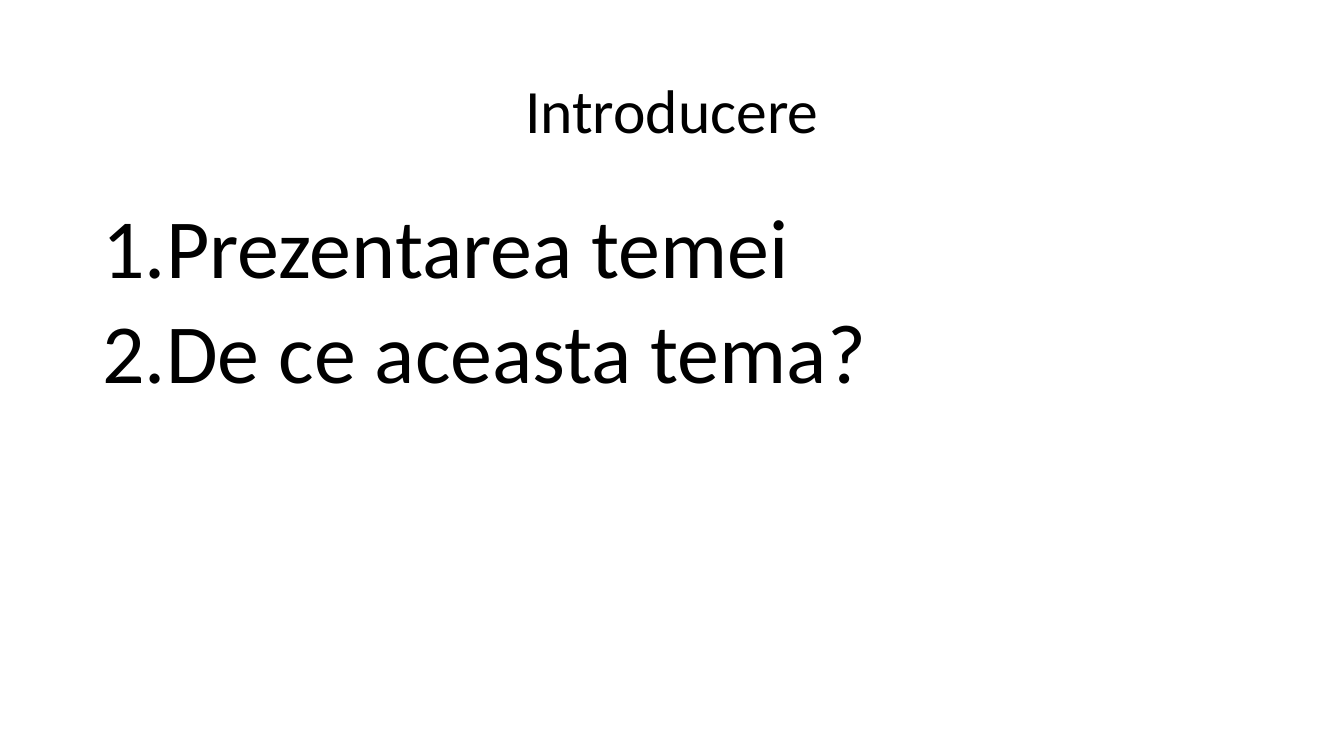
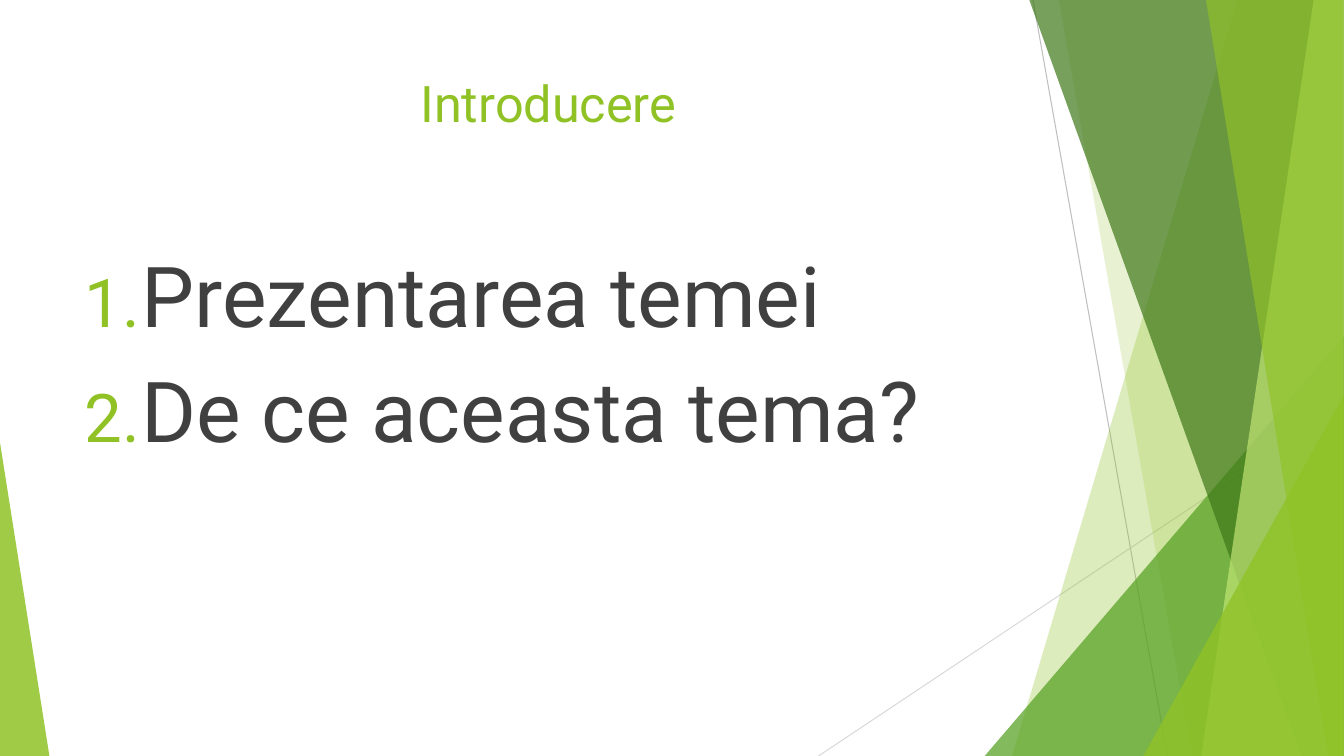
Before and after one commit to robertbutacu/bachelor-degree-work, a slide deck: slide 3 of presentation.pptx (slide 2 before the commit). Drawn at 1344x756 pixels with LibreOffice and Linux fonts; fonts in the diff are those of the drawing. Boxes give left, top, right and bottom in pixels: in the first picture for what was removed or moved away, otherwise in the second. Text is boxed around its words. In the diff, an @@ line names an element or a change of style, - is before the commit and + after.

```diff
--- a/presentation.pptx
+++ b/presentation.pptx
@@ title "Introducere" moved from (x1=525, y1=90, x2=818, y2=134) to (x1=420, y1=84, x2=676, y2=123) @@
@@ title "Introducere" at (x1=420, y1=84, x2=676, y2=123): size 44 to 36 pt, font Calibri to Roboto, text colour #000000 to #90C226; line spacing 0.9 to 1; vertical alignment middle to top @@
@@ text "Prezentarea temei" moved from (x1=102, y1=220, x2=866, y2=384) to (x1=141, y1=266, x2=919, y2=443) @@
@@ text "Prezentarea temei" at (x1=141, y1=266, x2=919, y2=443): font Calibri to Roboto, text colour #000000 to #404040; line spacing 0.9 to 1 @@
@@ group added at (x1=0, y1=0, x2=1344, y2=756): 5 freeform shapes, 3 triangles, 2 lines @@
```
Also in this commit, not shown: 7 other slides changed, 4 slides added, 4 slides removed.
